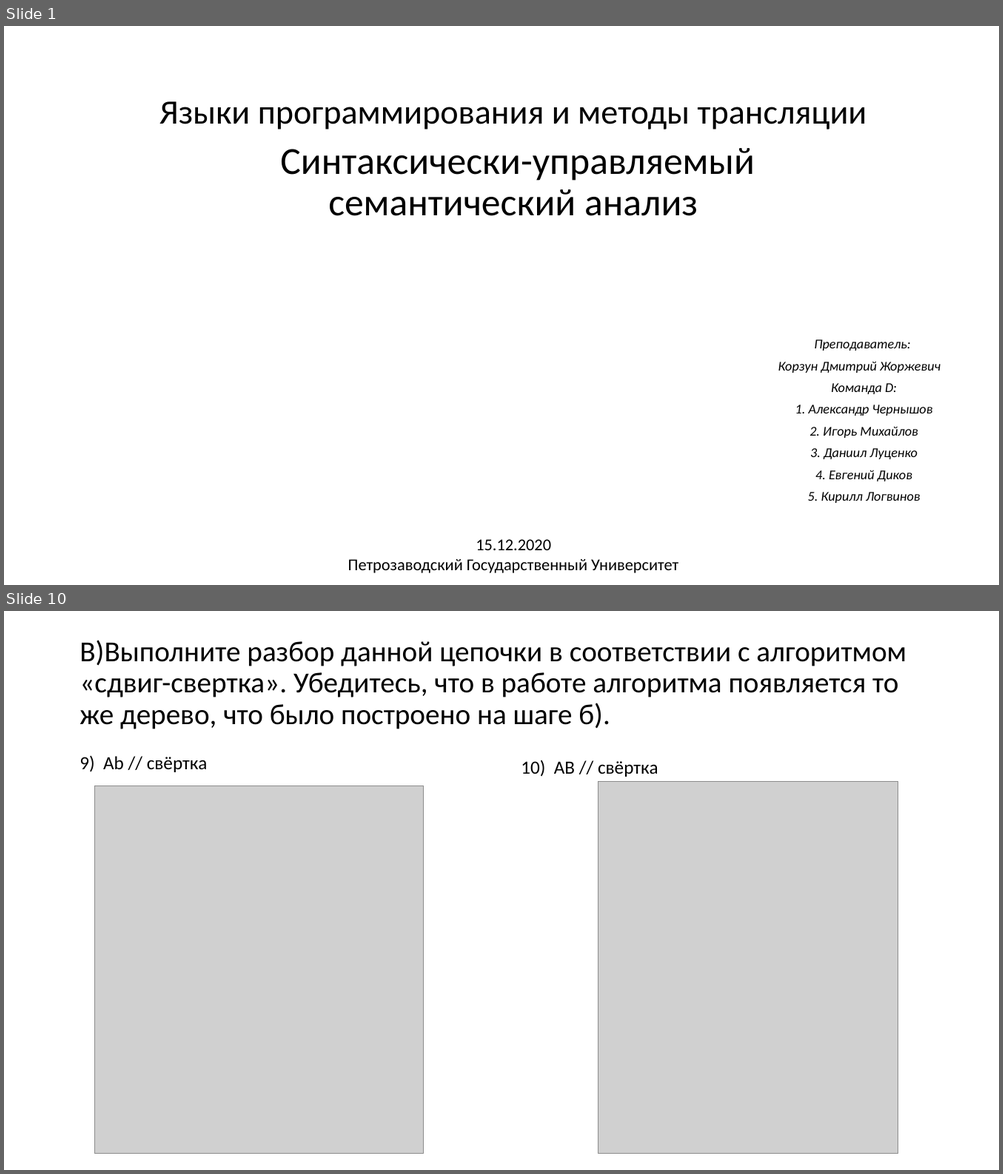
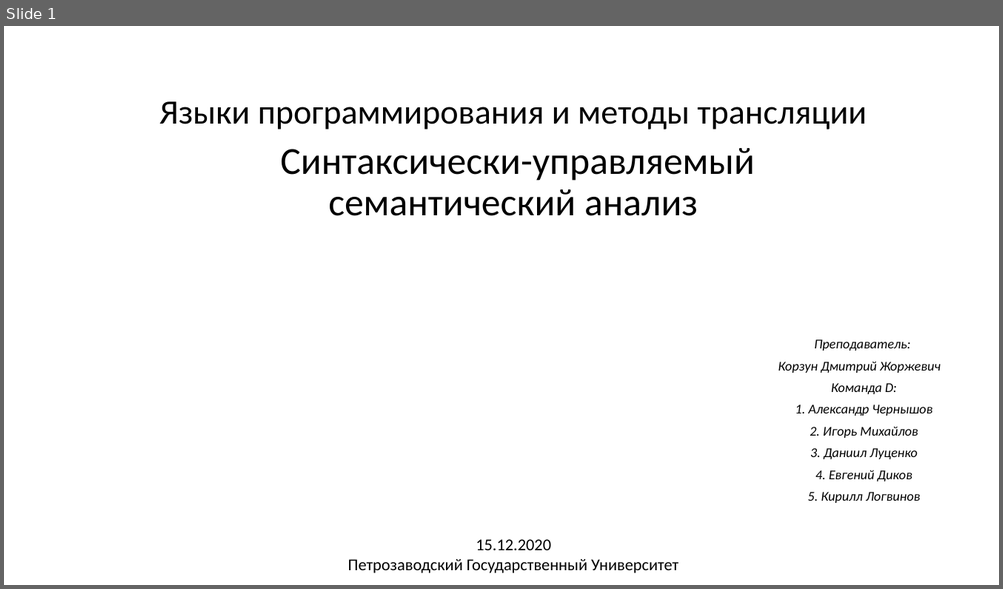
Before and after one commit to goddamnteam/korzun, a slide deck: task7.pptx. Shown one above the other, each under a label of ours: slides 1 and 10 before the commit, slide 1 after it; the slides between them are not shown. The pictures are 1003x1174 and 1003x589 pixels, drawn with LibreOffice and Linux fonts; fonts in the diff are those of the drawing; grey boxes stand for pictures. Boxes give left, top, right and bottom in pixels: in the first picture for what was removed or moved away, otherwise in the second. Text is boxed around its words. In the diff, an @@ line names an element or a change of style, - is before the commit and + after.

```diff
--- a/task7.pptx
+++ b/task7.pptx
@@ slide 10 removed at [4,611,999,1170], background #FFFFFF @@
@@ text removed at [79,640,906,729] @@
-В)Выполните разбор данной цепочки в соответствии с алгоритмом «сдвиг-свертка». Убедитесь, что в работе алгоритма появляется то же дерево, что было построено на шаге б).
@@ text removed at [79,755,208,772] @@
-9) Аb // свёртка
@@ text removed at [521,760,658,777] @@
-10) АB // свёртка
@@ picture removed at [95,786,424,1154] @@
@@ picture removed at [598,782,898,1154] @@
```
Also in this commit, not shown: 9 slides changed.
